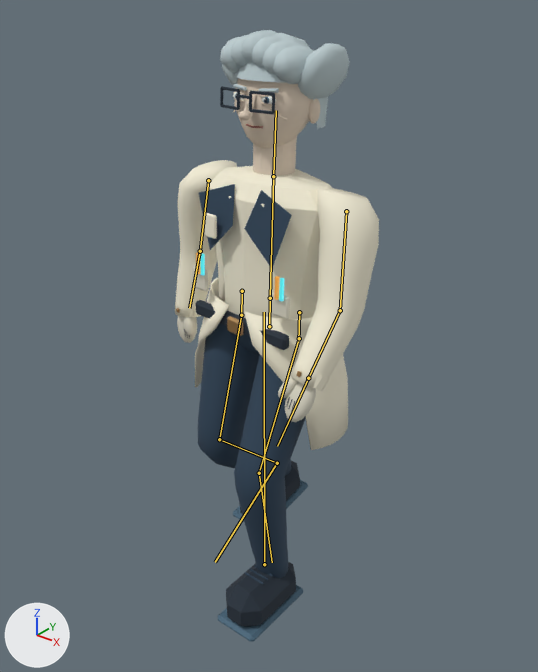
Two versions of the glTF model public/assets/theater/scientist.glb, one commit apart.
Both versions are drawn from a 50 mm lens placed at (1.255, -1.546, 1.847), pointed at (0.008, 0.013, 0.88). Lighting does not change. The marker at lower left points along +X, +Y and +Z. The picture after the commit comes second. Both versions are drawn at frame 17 of the action 'Walk'; the numbers are the values there. The bones that change, and the others that lie on the model, are drawn over the model as lines.

Objects in the first picture: 'scientist_skinned_mesh'.
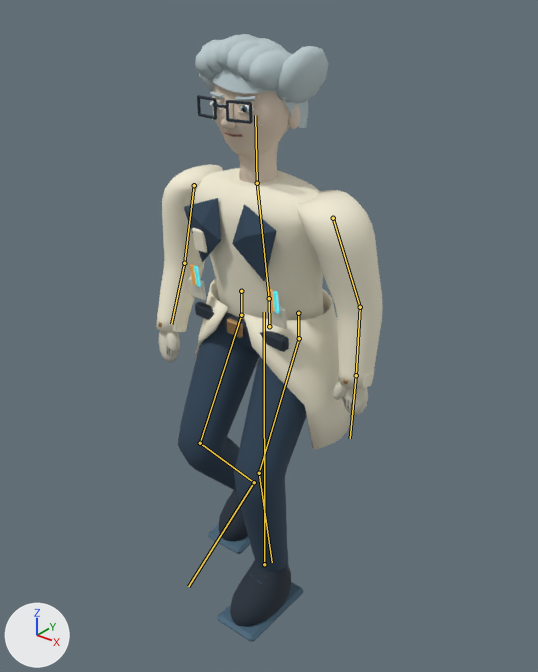
Location of each change, [x1, y1, x2, y2] in pixels of the pictures (538 x 672 px):
'scientist_skinned_mesh', posed (11% wider): before [175, 30, 379, 642]; after [156, 34, 382, 642]
bone 'Hips', root to tip: before (269, 326) to (270, 298); after (269, 326) to (269, 298)
bone 'Spine', root to tip: before (270, 298) to (273, 176); after (269, 298) to (257, 183)
bone 'Head', root to tip: before (273, 176) to (276, 110); after (257, 183) to (255, 115)
bone 'UpperArm.L', root to tip: before (208, 180) to (200, 251); after (194, 185) to (184, 263)
bone 'Forearm.L', root to tip: before (200, 251) to (189, 308); after (184, 263) to (171, 324)
bone 'UpperArm.R', root to tip: before (346, 211) to (340, 310); after (333, 218) to (360, 307)
bone 'Forearm.R', root to tip: before (340, 310) to (308, 378); after (360, 307) to (356, 375)
bone 'Thigh.L', root to tip: before (241, 315) to (219, 439); after (241, 315) to (200, 443)
bone 'Shin.L', root to tip: before (219, 439) to (277, 463); after (200, 443) to (254, 482)
bone 'Foot.L', root to tip: before (277, 463) to (215, 562); after (254, 482) to (188, 586)

What the commit changed:
Bone 'Hips' (bone_hips) turns from (0, -3, -1) to (2, -3, -1) degrees about its own x, y and z.
Bone 'Spine' (bone_spine) turns from (-2, 2, 1) to (7, 2, 1) degrees about its own x, y and z.
Bone 'Head' (bone_head) turns from (-1, 1, 0) to (-7, 1, 0) degrees about its own x, y and z.
Bone 'UpperArm.L' (bone_upperarm_l) turns from (10, 0, -2) to (-7, 0, -2) degrees about its own x, y and z.
Bone 'Forearm.L' (bone_forearm_l) turns from (-9, 0, 0) to (-12, 0, 0) degrees about its own x, y and z.
Bone 'UpperArm.R' (bone_upperarm_r) turns from (-13, 0, 2) to (4, 0, 2) degrees about its own x, y and z.
Bone 'Forearm.R' (bone_forearm_r) turns from (-13, 0, 0) to (-9, 0, 0) degrees about its own x, y and z.
Bone 'Thigh.L' (bone_thigh_l) turns from (-12, -3, 0) to (-27, -3, 0) degrees about its own x, y and z.
Bone 'Shin.L' (bone_shin_l) turns from (58, -1, -1) to (63, -1, -1) degrees about its own x, y and z.
Bone 'Foot.L' (bone_foot_l) turns from (-37, 1, -1) to (-29, 1, -1) degrees about its own x, y and z.
